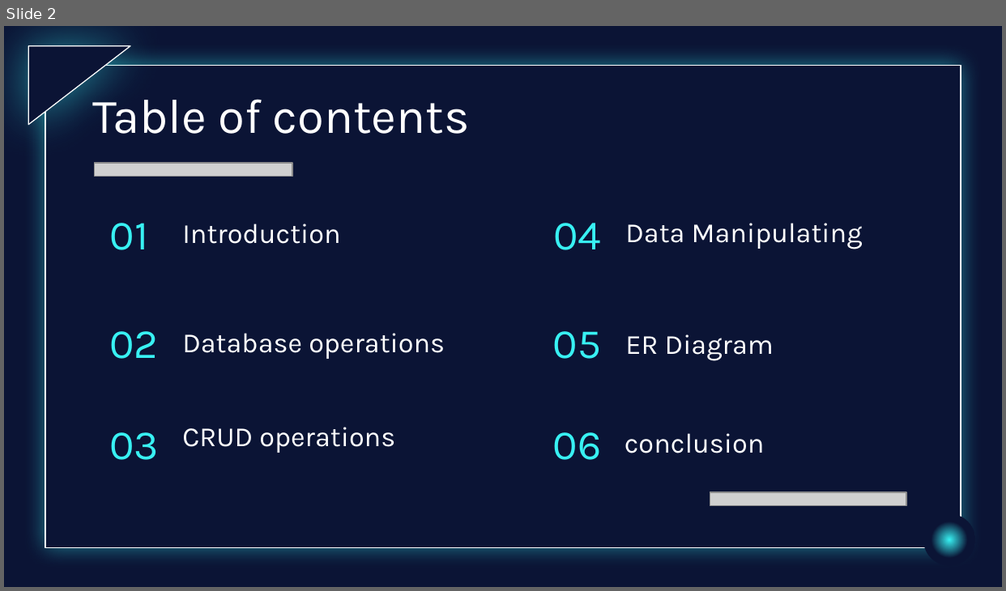
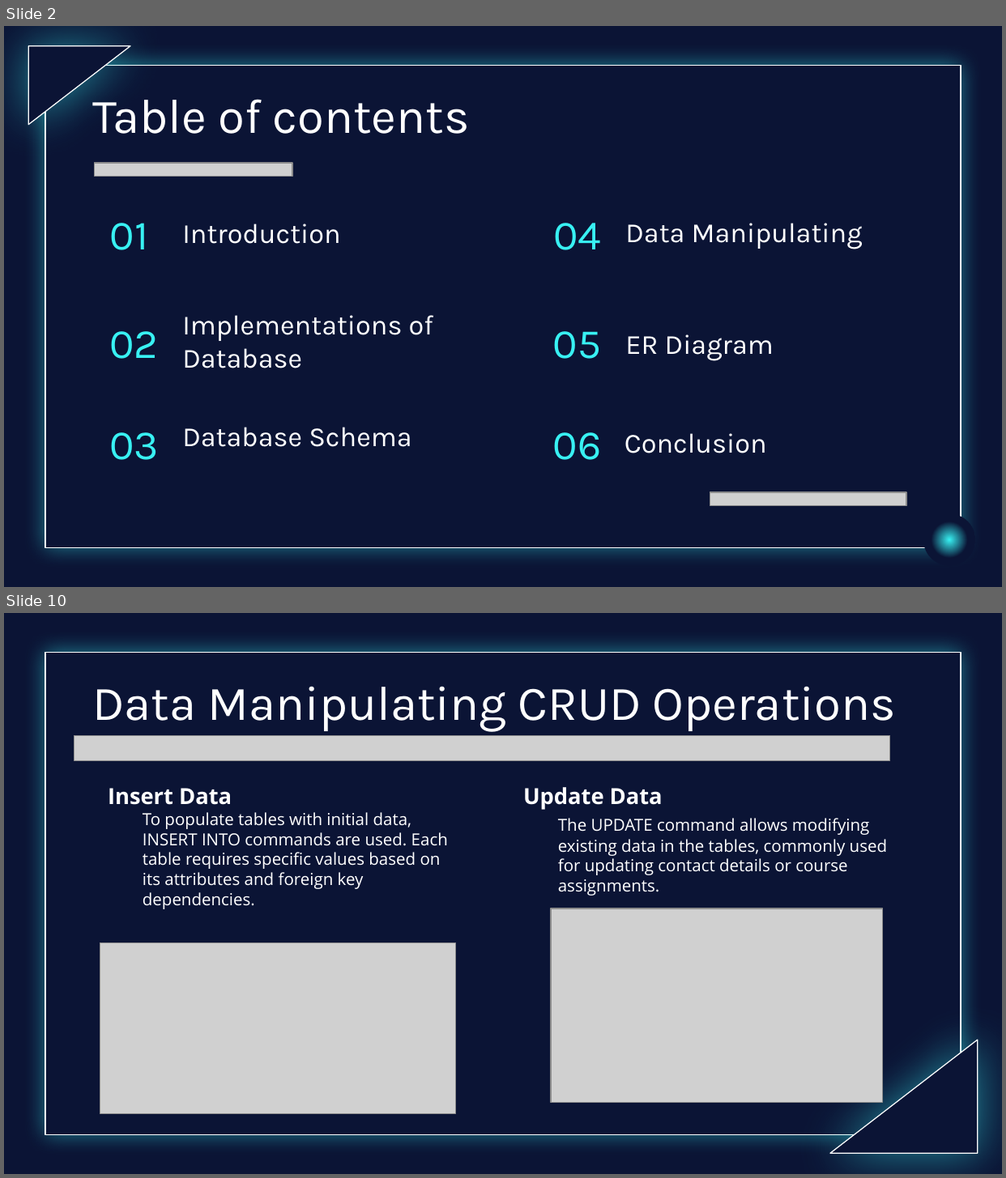
Before and after one commit to UbaidBinWaris/BSCS, a slide deck: BSCS 4B/DB lab/Project/DBMS lab presentation.pptx. Shown one above the other, each under a label of ours: slide 2 before the commit, slides 2 and 10 after it; the slides between them are not shown. The pictures are 1006x591 and 1006x1178 pixels, drawn with LibreOffice and Linux fonts; fonts in the diff are those of the drawing; grey boxes stand for pictures; background and template pictures are left out. Boxes give left, top, right and bottom in pixels: in the first picture for what was removed or moved away, otherwise in the second. Text is boxed around its words. In the diff, an @@ line names an element or a change of style, - is before the commit and + after.

```diff
--- a/BSCS 4B/DB lab/Project/DBMS lab presentation.pptx
+++ b/BSCS 4B/DB lab/Project/DBMS lab presentation.pptx
@@ slide 10 added at [4, 613, 1002, 1174], background picture (left out); not listed: 1 template element that a slide beside it also shows @@
@@ title added at [92, 686, 896, 731], 35 pt, text #FFFFFF @@
+Data Manipulating CRUD Operations
@@ picture added at [74, 736, 890, 760] @@
@@ text added at [108, 788, 448, 909], 12 pt, text #FFFFFF @@
+Insert Data
+To populate tables with initial data, INSERT INTO commands are used. Each table requires specific values based on its attributes and foreign key dependencies.
@@ text added at [523, 787, 887, 896], 12 pt, text #FFFFFF @@
+Update Data
+The UPDATE command allows modifying existing data in the tables, commonly used for updating contact details or course assignments.
@@ picture added at [551, 909, 883, 1102] @@
@@ picture added at [100, 943, 455, 1114] @@
@@ right triangle added at [830, 1040, 978, 1154], fill #0B1435, outline #FFFFFF 0.75 pt @@
@@ slide 2 changed as well @@
@@ subtitle at [182, 315, 433, 369]: text changed @@
-Database operations
+Implementations of Database
@@ subtitle at [182, 427, 411, 447]: text changed @@
-CRUD operations
+Database Schema
@@ subtitle at [624, 433, 767, 454]: text changed @@
-conclusion
+Conclusion
```
Also in this commit, not shown: 3 other slides changed, 11 other slides added, 12 slides removed, 3 other files.
